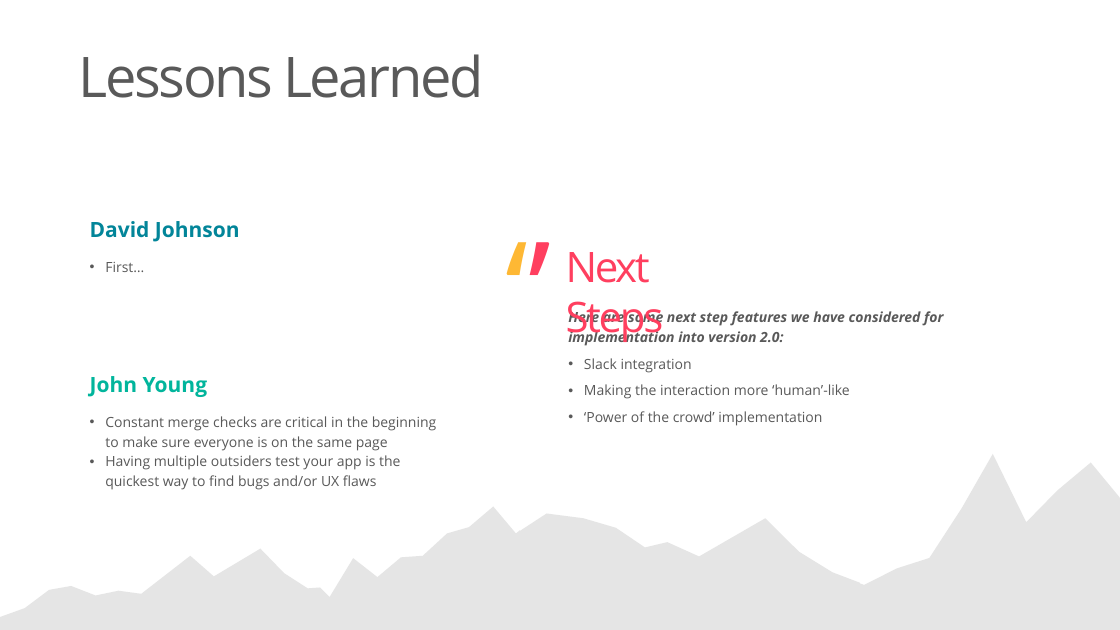
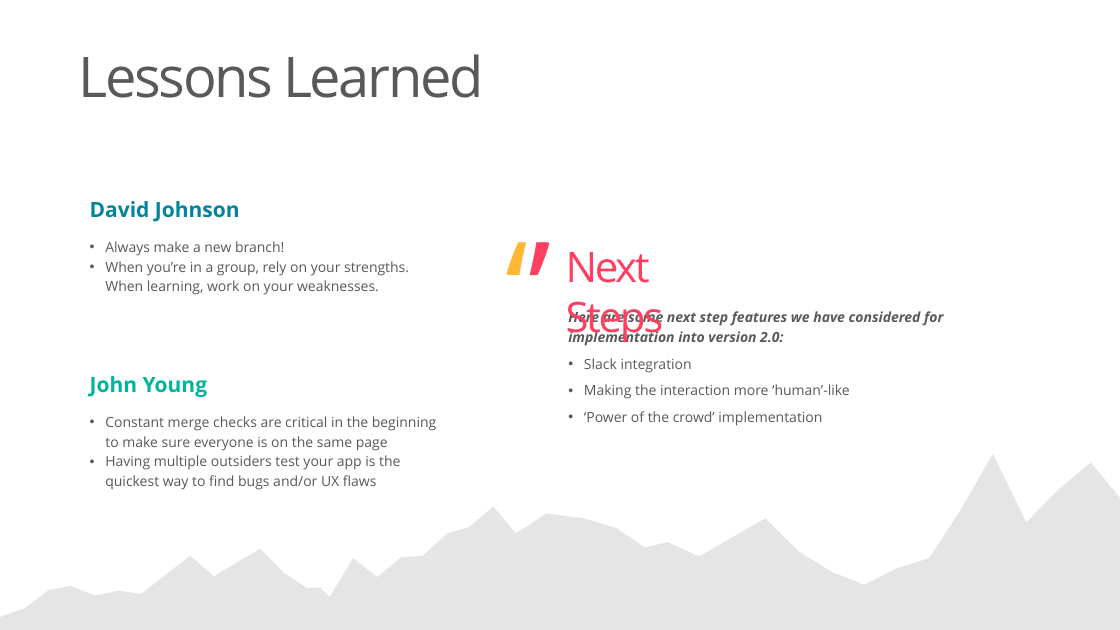
Before and after one commit to thinkful-ei27/david-john-spaced-rep, a slide deck: slide 7 of Presentation.pptx. Drawn at 1120x630 pixels with LibreOffice and Linux fonts; fonts in the diff are those of the drawing. Boxes give left, top, right and bottom in pixels: in the first picture for what was removed or moved away, otherwise in the second. Text is boxed around its words. In the diff, an @@ line names an element or a change of style, - is before the commit and + after.

```diff
--- a/Presentation.pptx
+++ b/Presentation.pptx
@@ text at (x1=105, y1=241, x2=409, y2=295): text changed @@
-• First…
+• Always make a new branch!
+• When you’re in a group, rely on your strengths. When learning, work on your weaknesses.
```
Also in this commit, not shown: 3 other files.
